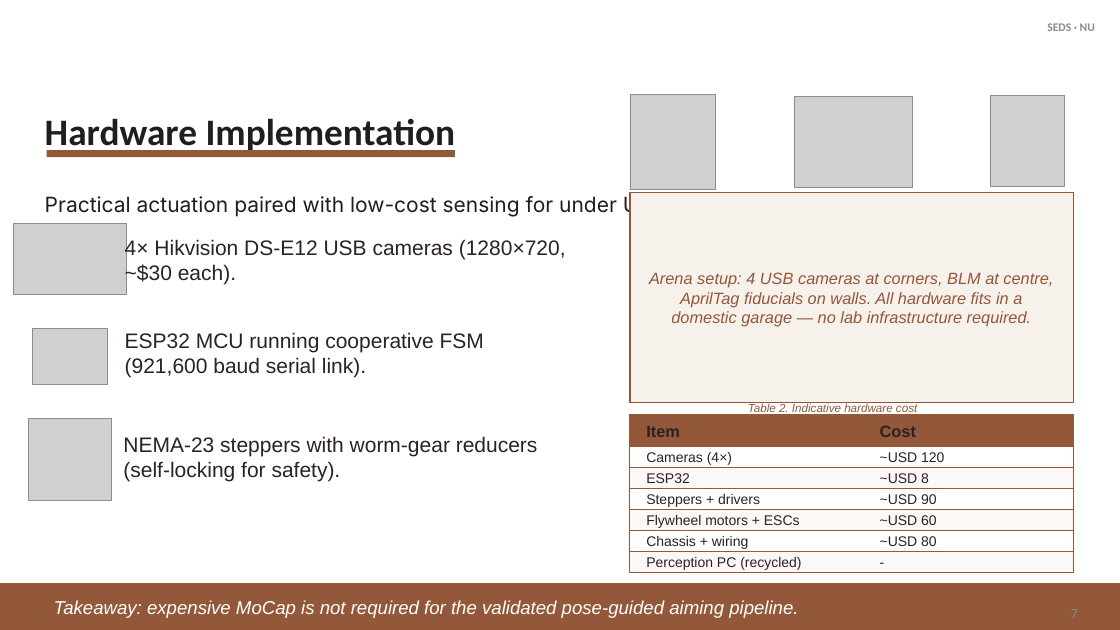
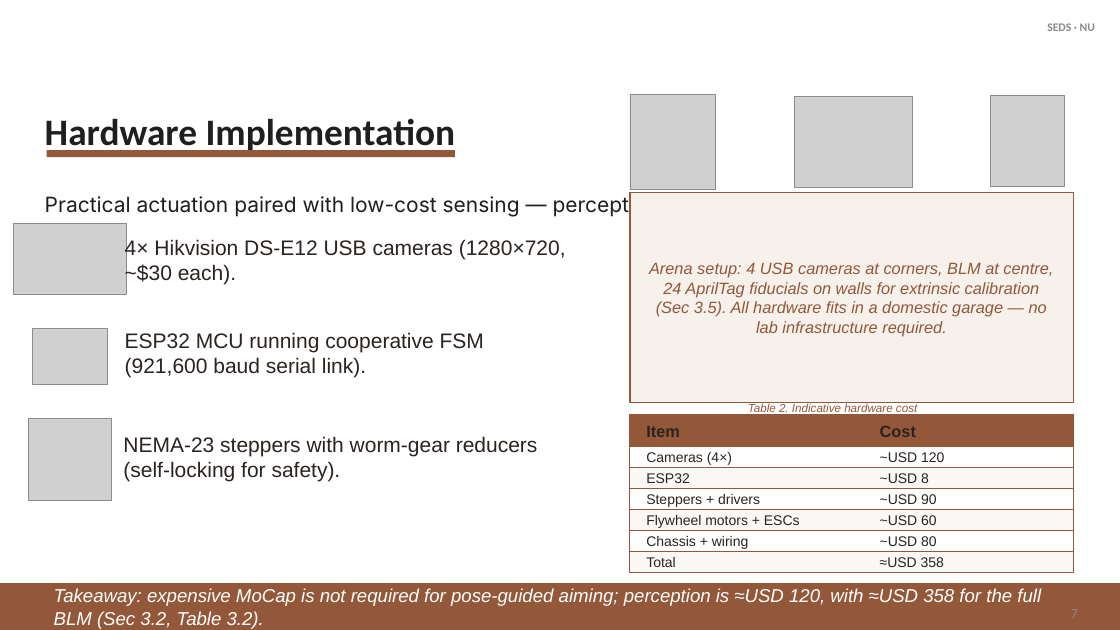
Before and after one commit to Shadow-Git-Friend/Project_Cam, a slide deck: slide 8 of thesis_defense_presentation/thesis_defense_final_revised.pptx. Drawn at 1120x630 pixels with LibreOffice and Linux fonts; fonts in the diff are those of the drawing; grey boxes stand for pictures; background and template pictures are left out. Boxes give left, top, right and bottom in pixels: in the first picture for what was removed or moved away, otherwise in the second. Text is boxed around its words. In the diff, an @@ line names an element or a change of style, - is before the commit and + after.

```diff
--- a/thesis_defense_presentation/thesis_defense_final_revised.pptx
+++ b/thesis_defense_presentation/thesis_defense_final_revised.pptx
@@ text at (45, 195, 660, 218): text changed @@
-Practical actuation paired with low-cost sensing for under USD 200.
+Practical actuation paired with low-cost sensing — perception ≈USD 120, total ≈USD 358.
@@ text at (649, 262, 1053, 337): text changed @@
-Arena setup: 4 USB cameras at corners, BLM at centre, AprilTag fiducials on walls. All hardware fits in a domestic garage — no lab infrastructure required.
+Arena setup: 4 USB cameras at corners, BLM at centre, 24 AprilTag fiducials on walls for extrinsic calibration (Sec 3.5). All hardware fits in a domestic garage — no lab infrastructure required.
@@ text at (646, 557, 675, 567): text changed @@
-Perception PC (recycled)
+Total
@@ text at (880, 557, 944, 567): text changed @@
--
+≈USD 358
@@ text at (54, 588, 1041, 629): text changed @@
-Takeaway: expensive MoCap is not required for the validated pose-guided aiming pipeline.
+Takeaway: expensive MoCap is not required for pose-guided aiming; perception is ≈USD 120, with ≈USD 358 for the full BLM (Sec 3.2, Table 3.2).
```
Also in this commit, not shown: 3 other slides changed, 1 slide added, 1 other file.
